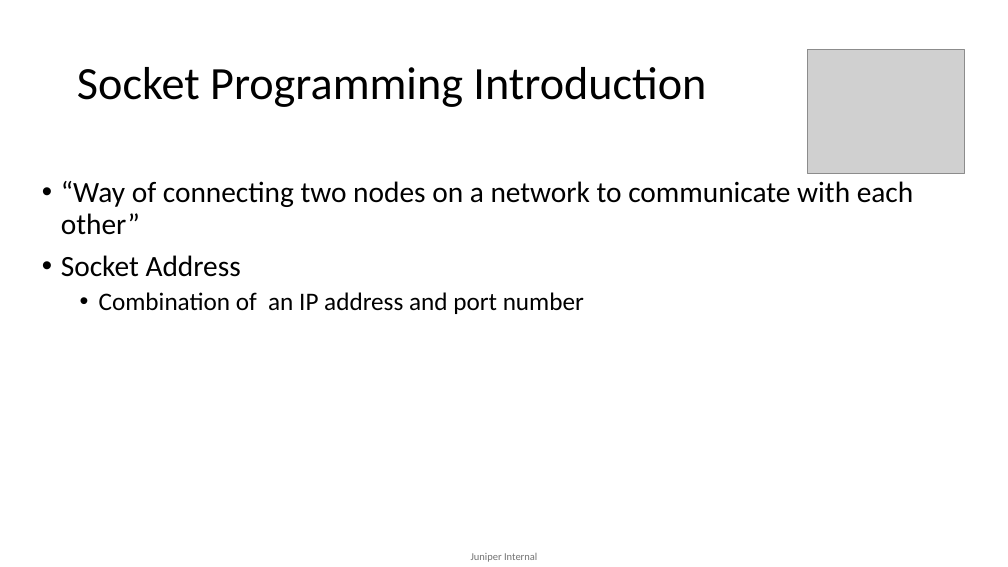
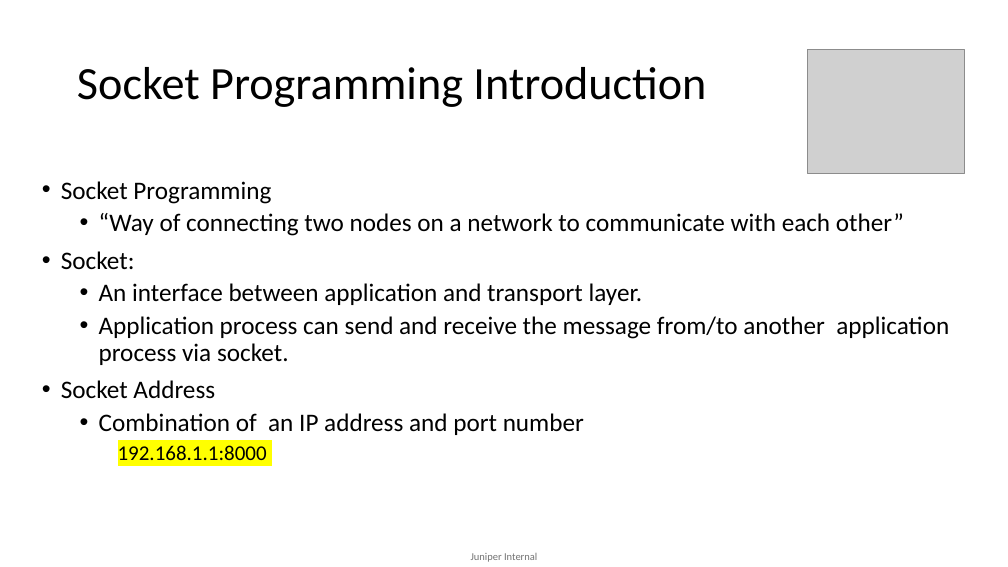
Before and after one commit to mdsathees/Network_programming, a slide deck: slide 5 of Socket-programming-python.pptx. Drawn at 1008x567 pixels with LibreOffice and Linux fonts; fonts in the diff are those of the drawing; grey boxes stand for pictures. Boxes give left, top, right and bottom in pixels: in the first picture for what was removed or moved away, otherwise in the second. Text is boxed around its words. In the diff, an @@ line names an element or a change of style, - is before the commit and + after.

```diff
--- a/Socket-programming-python.pptx
+++ b/Socket-programming-python.pptx
@@ text at (61, 181, 271, 204): paragraph added @@
+• Socket Programming
@@ text at (61, 213, 904, 399): size 28 to 24 pt in "“Way of connecting two nodes on a ...", "Socket Address"; list level 1 to 2 in "“Way of connecting two nodes ..." @@
@@ text at (61, 251, 949, 365): paragraphs added @@
+• Socket:
+  • An interface between application and transport layer.
+  • Application process can send and receive the message from/to another application process via socket.
@@ text at (118, 445, 267, 460): paragraph added @@
+    192.168.1.1:8000
```
Also in this commit, not shown: 4 other slides changed, 3 slides added.
